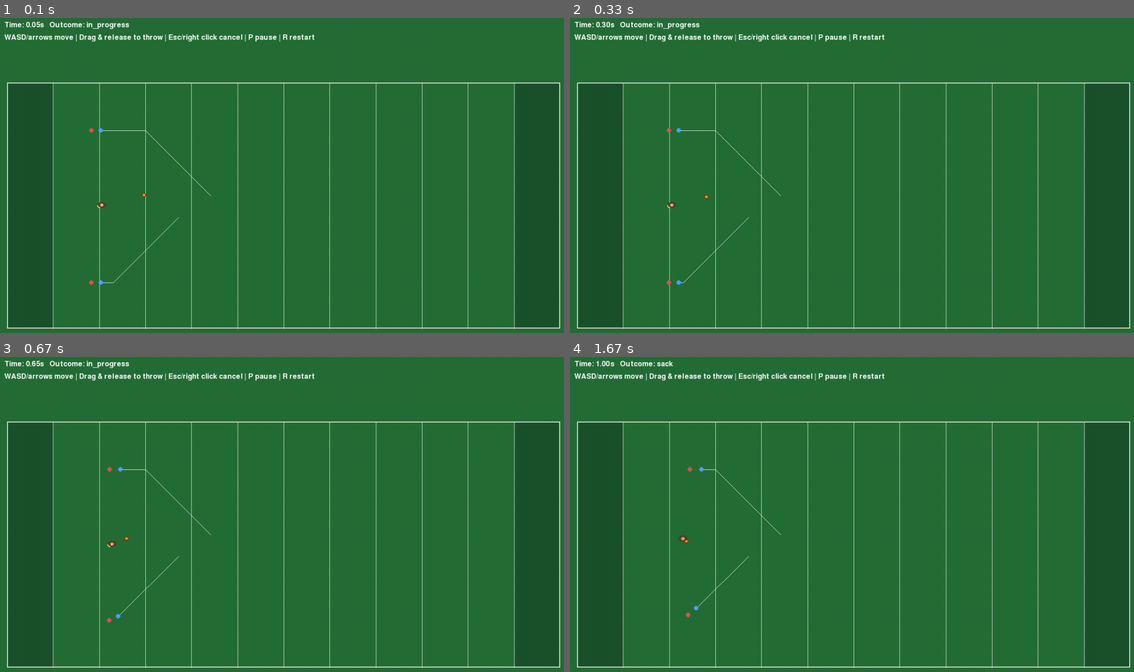
Above: before the commit, frames 1-4 (two rows, left to right).
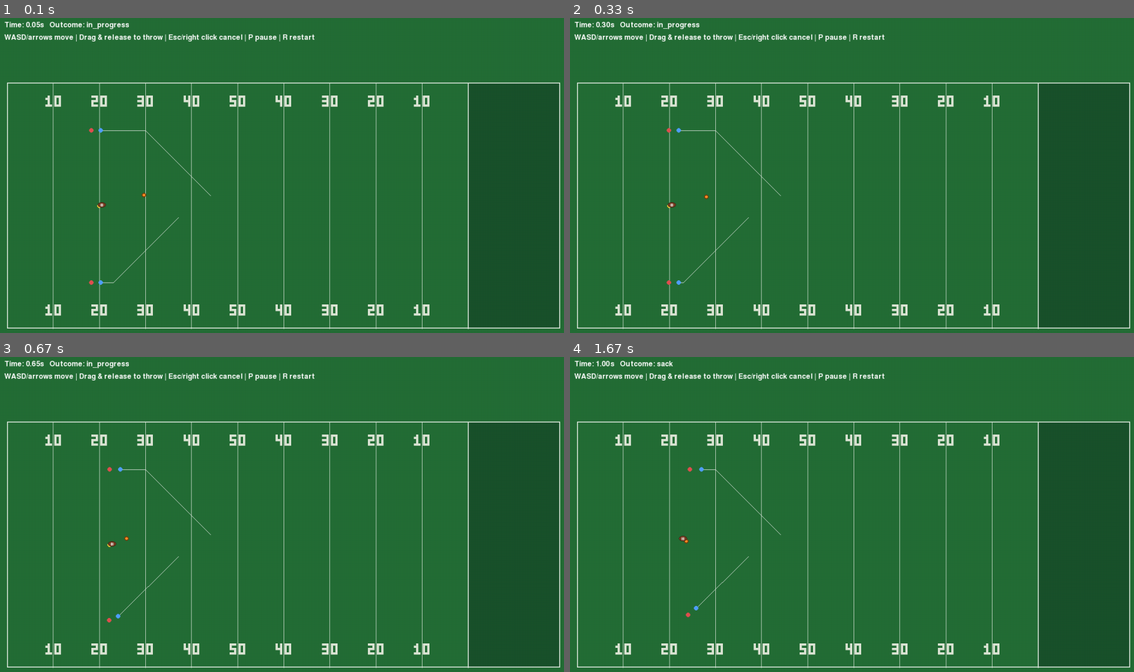
Above: after the commit, the same moments.

Repository: pedroolib/football-sim-rl
Game: pygame game, started from src/qb_sim/ui/pygame_app.py
Same seed, same stepped clock (60 frames per second), same inputs: the game is played once before the commit and once after it.
Inputs (mouse positions are in pixels of both pictures, inside the frame that each line leads up to):
- Up to frame 1 (0.1 s): no input
- Up to frame 2 (0.33 s): no input
- Up to frame 3 (0.67 s): hold Right from 0.33 s (still down); move the mouse to (259, 530) at 0.37 s
- Up to frame 4 (1.67 s): release Right at 0.8 s; hold Up 0.83-1.13 s

The runs differ from the first frame. In frame 1, 14% of the frame differs, in the area x 1-92%, y 20-99%; in frame 2, 14%; in frame 3, 14%; in frame 4, 14%.

Commit message:
feat: broadcast camera, pixel yard numbers, and first-down marker

Diff:
--- a/pyproject.toml
+++ b/pyproject.toml
@@ -26,6 +26,7 @@
 [tool.ruff]
 line-length = 100
 target-version = "py311"
+extend-exclude = [".opencode"]
 
 [tool.ruff.lint]
 select = ["B", "E", "F", "I", "UP"]
--- a/scripts/train_dashboard.py
+++ b/scripts/train_dashboard.py
@@ -40,7 +40,7 @@
         metavar="ID=PATH",
         help="Frozen opponent policy for role modes; repeatable.",
     )
-    parser.add_argument("--panels", type=int, default=6)
+    parser.add_argument("--panels", type=int, default=None)
     parser.add_argument("--train", action="store_true", help="Launch training as a subprocess")
     parser.add_argument(
         "--force",
@@ -60,6 +60,7 @@
         "composition": "qb",
     }
     learner = args.learner or default_learners[args.env]
+    panels = args.panels if args.panels is not None else (2 if args.env == "composition" else 6)
     opponents: list[tuple[str, str]] = []
     for entry in args.opponent:
         parts = entry.split("=", 1)
@@ -114,7 +115,7 @@
         TrainingDashboard(
             run_dir,
             scenario_name=args.scenario,
-            panels=args.panels,
+            panels=panels,
             env_kind=args.env,
             learner=learner,
             opponent_policies=opponent_policies,
--- a/src/qb_sim/ui/dashboard.py
+++ b/src/qb_sim/ui/dashboard.py
@@ -55,6 +55,7 @@
 MENU_SELECTED = (28, 64, 108)
 MENU_CARD = (16, 22, 30)
 MENU_ROW = (22, 29, 39)
+CAMERA_FOLLOW_RATE = 4.0
 ENV_KINDS = ("passing", "drive", "role_play", "role_drive", "composition")
 LearnerPolicy = (
     QuarterbackPolicy
@@ -185,6 +186,10 @@
                 for index in range(panels)
             ]
         self._grid = self._compute_grid(panels, screen_size)
+        field = self.scenario.config.field
+        self._cameras: list[tuple[float, float]] = [
+            (field.length_yards / 2.0, field.width_yards / 2.0) for _ in range(panels)
+        ]
 
     @property
     def panels(
@@ -383,12 +388,49 @@
         self._update_menu_repeat(real_seconds)
         if self.paused:
             return
+        self._update_cameras(real_seconds)
         self._accumulator += real_seconds * self.speed
         dt = self.scenario.config.dt
         while self._accumulator >= dt:
             for panel in self._panels:
                 panel.tick()
             self._accumulator -= dt
+
+    def _update_cameras(self, real_seconds: float) -> None:
+        factor = min(1.0, real_seconds * CAMERA_FOLLOW_RATE)
+        for index, panel in enumerate(self._panels):
+            ball = panel.play.state.ball.position
+            camera_x, camera_y = self._cameras[index]
+            self._cameras[index] = (
+                camera_x + (float(ball[0]) - camera_x) * factor,
+                camera_y + (float(ball[1]) - camera_y) * factor,
+            )
+
+    def _panel_view(
+        self,
+        rect: pygame.Rect,
+        field_height: int,
+        index: int,
+        margin: int = 8,
+    ) -> ViewTransform:
+        field = self.scenario.config.field
+        usable_width = rect.width - 2 * margin
+        usable_height = field_height - 2 * margin
+        scale = usable_height / field.width_yards
+        visible_length = usable_width / scale
+        if visible_length >= field.length_yards:
+            return ViewTransform(field, rect.width, field_height, margin=margin)
+        half_length = visible_length / 2.0
+        camera_x, _ = self._cameras[index]
+        camera_x = min(max(camera_x, half_length), field.length_yards - half_length)
+        return ViewTransform(
+            field,
+            rect.width,
+            field_height,
+            margin=margin,
+            center=(camera_x, field.width_yards / 2.0),
+            visible_width_yards=field.width_yards,
+        )
 
     def _handle_events(self, events: list[pygame.event.Event]) -> None:
         for event in events:
@@ -621,31 +663,35 @@
     def draw_frame(self) -> None:
         """Render every panel and the metrics column."""
         self.screen.fill((24, 28, 32))
-        for rect, panel in zip(self._grid, self._panels, strict=True):
-            self._draw_panel(rect, panel)
+        for index, (rect, panel) in enumerate(zip(self._grid, self._panels, strict=True)):
+            self._draw_panel(rect, panel, index)
             pygame.draw.rect(self.screen, (60, 66, 72), rect, 1)
         self._draw_metrics()
         if self._menu_mode is not None:
             self._draw_menu()
         pygame.display.flip()
 
-    def _draw_panel(self, rect: pygame.Rect, panel: DemoPanel | DriveDemoPanel) -> None:
+    def _draw_panel(
+        self,
+        rect: pygame.Rect,
+        panel: DemoPanel | DriveDemoPanel,
+        index: int,
+    ) -> None:
         margin = 8
         title_height = 26
-        field = self.scenario.config.field
-        scale = (rect.width - 2 * margin) / field.length_yards
-        field_height = int(field.width_yards * scale)
-        content_height = field_height + 2 * margin + title_height
+        content_height = rect.height
         surface = pygame.Surface((rect.width, content_height))
         field_surface = surface.subsurface(
             pygame.Rect(0, title_height, rect.width, content_height - title_height)
         )
-        view = ViewTransform(field, rect.width, content_height - title_height, margin=margin)
+        view = self._panel_view(rect, content_height - title_height, index, margin)
         state = panel.play.state
-        draw_field(field_surface, view)
+        goal_line = 100.0
+        if isinstance(panel, (DriveDemoPanel, RoleDriveDemoPanel, CompositionDemoPanel)):
+            goal_line = panel.drive.drive_config.goal_line
+        draw_field(field_surface, view, goal_line)
         if isinstance(panel, (DriveDemoPanel, RoleDriveDemoPanel, CompositionDemoPanel)):
             drive_state = panel.drive.state
-            goal_line = panel.drive.drive_config.goal_line
             first_down = min(drive_state.los + drive_state.distance, goal_line)
             draw_scrimmage(field_surface, view, drive_state.los, first_down, goal_line)
         draw_routes(field_surface, panel.receiver_routes, state, view)
--- a/src/qb_sim/ui/rendering.py
+++ b/src/qb_sim/ui/rendering.py
@@ -27,12 +27,79 @@
 FOOTBALL_LACE_COLOR = (242, 242, 242)
 FOOTBALL_OUTLINE_COLOR = (58, 30, 16)
 SHADOW_COLOR = (22, 72, 40)
-SCRIMMAGE_COLOR = (255, 235, 120)
-FIRST_DOWN_COLOR = (90, 160, 255)
+SCRIMMAGE_COLOR = (70, 140, 255)
+FIRST_DOWN_COLOR = (255, 220, 90)
+YARD_NUMBER_COLOR = (222, 230, 214)
 PLAYER_RADIUS_YARDS = 0.5
 MIN_PLAYER_RADIUS = 3
 BALL_RADIUS = 4
 END_ZONE_YARDS = 10.0
+
+PIXEL_DIGITS: dict[str, tuple[str, ...]] = {
+    "0": ("111", "101", "101", "101", "111"),
+    "1": ("010", "110", "010", "010", "111"),
+    "2": ("111", "001", "111", "100", "111"),
+    "3": ("111", "001", "111", "001", "111"),
+    "4": ("101", "101", "111", "001", "001"),
+    "5": ("111", "100", "111", "001", "111"),
+    "6": ("111", "100", "111", "101", "111"),
+    "7": ("111", "001", "010", "010", "010"),
+    "8": ("111", "101", "111", "101", "111"),
+    "9": ("111", "101", "111", "001", "111"),
+}
+
+
+def yard_number_label(x: float, goal_line: float = 100.0) -> str:
+    """Yard-line number as the distance to the nearest goal line."""
+    distance = int(round(min(x, goal_line - x)))
+    return str(max(distance, 0))
+
+
+def _pixel_text(
+    surface: pygame.Surface,
+    text: str,
+    center: tuple[float, float],
+    pixel: int,
+    color: tuple[int, int, int],
+) -> None:
+    width = len(text) * 4 * pixel - pixel
+    height = 5 * pixel
+    start_x = int(round(center[0] - width / 2))
+    start_y = int(round(center[1] - height / 2))
+    for char_index, char in enumerate(text):
+        rows = PIXEL_DIGITS.get(char)
+        if rows is None:
+            continue
+        for row, line in enumerate(rows):
+            for col, cell in enumerate(line):
+                if cell == "1":
+                    surface.fill(
+                        color,
+                        pygame.Rect(
+                            start_x + (char_index * 4 + col) * pixel,
+                            start_y + row * pixel,
+                            pixel,
+                            pixel,
+                        ),
+                    )
+
+
+def draw_yard_numbers(
+    surface: pygame.Surface,
+    view: ViewTransform,
+    goal_line: float = 100.0,
+) -> None:
+    """Draw pixel-art yard numbers along the top and bottom of the field."""
+    pixel = max(2, int(round(view.scale * 0.45)))
+    top_y = view.to_screen(vec2(0.0, view.field.width_yards - 4.0))[1]
+    bottom_y = view.to_screen(vec2(0.0, 4.0))[1]
+    yard = 10.0
+    while yard <= goal_line - 10.0 + 1e-9:
+        label = yard_number_label(yard, goal_line)
+        center_x = view.to_screen(vec2(yard, 0.0))[0]
+        _pixel_text(surface, label, (center_x, top_y), pixel, YARD_NUMBER_COLOR)
+        _pixel_text(surface, label, (center_x, bottom_y), pixel, YARD_NUMBER_COLOR)
+        yard += 10.0
 
 
 def player_radius(view: ViewTransform) -> int:
@@ -66,23 +133,18 @@
     )
 
 
-def draw_field(surface: pygame.Surface, view: ViewTransform) -> None:
-    """Draw the field, end zones, boundary, and yard lines."""
+def draw_field(
+    surface: pygame.Surface,
+    view: ViewTransform,
+    goal_line: float = 100.0,
+) -> None:
+    """Draw the field, the opponent end zone, yard lines, and yard numbers."""
     surface.fill(FIELD_COLOR)
     field = view.field
     pygame.draw.rect(
-        surface, END_ZONE_COLOR, _field_rect(view, 0.0, 0.0, END_ZONE_YARDS, field.width_yards)
-    )
-    pygame.draw.rect(
         surface,
         END_ZONE_COLOR,
-        _field_rect(
-            view,
-            field.length_yards - END_ZONE_YARDS,
-            0.0,
-            field.length_yards,
-            field.width_yards,
-        ),
+        _field_rect(view, goal_line, 0.0, field.length_yards, field.width_yards),
     )
     pygame.draw.rect(
         surface,
@@ -90,12 +152,20 @@
         _field_rect(view, 0.0, 0.0, field.length_yards, field.width_yards),
         width=2,
     )
-    yard = END_ZONE_YARDS
-    while yard <= field.length_yards - END_ZONE_YARDS:
+    yard = 10.0
+    while yard <= goal_line - 10.0 + 1e-9:
         start = _screen_int(view, vec2(yard, 0.0))
         end = _screen_int(view, vec2(yard, field.width_yards))
         pygame.draw.line(surface, LINE_COLOR, start, end, 1)
         yard += 10.0
+    pygame.draw.line(
+        surface,
+        LINE_COLOR,
+        _screen_int(view, vec2(goal_line, 0.0)),
+        _screen_int(view, vec2(goal_line, field.width_yards)),
+        2,
+    )
+    draw_yard_numbers(surface, view, goal_line)
 
 
 def draw_scrimmage(
@@ -105,7 +175,7 @@
     first_down: float,
     goal_line: float = 100.0,
 ) -> None:
-    """Draw the line of scrimmage and the first-down marker."""
+    """Draw the line of scrimmage and a dashed first-down marker with a flag."""
     field = view.field
     pygame.draw.line(
         surface,
@@ -115,12 +185,25 @@
         2,
     )
     if 0.0 <= first_down <= goal_line:
-        pygame.draw.line(
+        start = view.to_screen(vec2(first_down, 0.0))
+        end = view.to_screen(vec2(first_down, field.width_yards))
+        for segment_start, segment_end in dash_segments(start, end, dash=10.0, gap=7.0):
+            pygame.draw.line(
+                surface,
+                FIRST_DOWN_COLOR,
+                _pixel(segment_start),
+                _pixel(segment_end),
+                2,
+            )
+        flag_top = view.to_screen(vec2(first_down, field.width_yards))
+        pygame.draw.polygon(
             surface,
             FIRST_DOWN_COLOR,
-            _screen_int(view, vec2(first_down, 0.0)),
-            _screen_int(view, vec2(first_down, field.width_yards)),
-            2,
+            [
+                _pixel(flag_top),
+                _pixel(vec2(flag_top[0] + 12.0, flag_top[1] + 7.0)),
+                _pixel(vec2(flag_top[0], flag_top[1] + 14.0)),
+            ],
         )
 
 
--- a/src/qb_sim/ui/view.py
+++ b/src/qb_sim/ui/view.py
@@ -9,41 +9,76 @@
 
 @dataclass(frozen=True, slots=True)
 class ViewTransform:
-    """Uniform-scale mapping between field yards and screen pixels."""
+    """Uniform-scale mapping between field yards and screen pixels.
+
+    Without a camera (``visible_width_yards=None``) the whole field fits inside
+    the margins. With a camera, the view shows a ``visible_width_yards`` band
+    centered on ``center`` and the length implied by the screen aspect, which
+    gives the broadcast-style follow view.
+    """
 
     field: FieldBounds
     screen_width: int
     screen_height: int
     margin: int = 20
+    center: tuple[float, float] | None = None
+    visible_width_yards: float | None = None
 
     def __post_init__(self) -> None:
         if self.screen_width <= 2 * self.margin or self.screen_height <= 2 * self.margin:
             raise ValueError("screen must be larger than twice the margin")
         if self.margin < 0:
             raise ValueError("margin must be non-negative")
+        if self.visible_width_yards is not None and self.visible_width_yards <= 0.0:
+            raise ValueError("visible_width_yards must be positive")
 
     @property
     def scale(self) -> float:
         """Pixels per yard for the largest uniform fit inside the margins."""
         usable_width = self.screen_width - 2 * self.margin
         usable_height = self.screen_height - 2 * self.margin
+        if self.visible_width_yards is not None:
+            return usable_height / self.visible_width_yards
         return min(
             usable_width / self.field.length_yards,
             usable_height / self.field.width_yards,
         )
 
+    @property
+    def visible_length_yards(self) -> float:
+        """Field length shown on screen, in yards."""
+        if self.visible_width_yards is None:
+            return self.field.length_yards
+        usable_width = self.screen_width - 2 * self.margin
+        return usable_width / self.scale
+
+    def _origin(self) -> tuple[float, float]:
+        if self.visible_width_yards is None:
+            return 0.0, 0.0
+        center_x, center_y = (
+            self.center
+            if self.center is not None
+            else (self.field.length_yards / 2.0, self.field.width_yards / 2.0)
+        )
+        return (
+            center_x - self.visible_length_yards / 2.0,
+            center_y - self.visible_width_yards / 2.0,
+        )
+
     def to_screen(self, point: Vector2) -> Vector2:
         """Map a field point in yards to screen pixels (y grows downward)."""
+        origin_x, origin_y = self._origin()
         return vec2(
-            self.margin + point[0] * self.scale,
-            self.screen_height - self.margin - point[1] * self.scale,
+            self.margin + (point[0] - origin_x) * self.scale,
+            self.screen_height - self.margin - (point[1] - origin_y) * self.scale,
         )
 
     def to_field(self, point: Vector2) -> Vector2:
         """Map a screen pixel back to field yards."""
+        origin_x, origin_y = self._origin()
         return vec2(
-            (point[0] - self.margin) / self.scale,
-            (self.screen_height - self.margin - point[1]) / self.scale,
+            origin_x + (point[0] - self.margin) / self.scale,
+            origin_y + (self.screen_height - self.margin - point[1]) / self.scale,
         )
 
 
--- a/tests/test_dashboard.py
+++ b/tests/test_dashboard.py
@@ -295,6 +295,27 @@
         dashboard.close()
 
 
+def test_dashboard_camera_follows_the_ball(dummy_video, tmp_path) -> None:
+    menu, parameters = _composition_menus()
+    dashboard = TrainingDashboard(
+        tmp_path,
+        env_kind="composition",
+        panels=1,
+        screen_size=(800, 450),
+        model_menu=menu,
+        parameter_menu=parameters,
+    )
+    try:
+        dashboard.panels[0].play.state.ball.position[0] = 90.0
+        before = dashboard._cameras[0][0]
+
+        dashboard._update_cameras(1.0)
+
+        assert dashboard._cameras[0][0] > before
+    finally:
+        dashboard.close()
+
+
 def test_dashboard_role_play_mode_runs_plays(dummy_video, tmp_path) -> None:
     dashboard = TrainingDashboard(
         tmp_path,
--- a/tests/test_rendering.py
+++ b/tests/test_rendering.py
@@ -7,10 +7,37 @@
 from qb_sim.ui.rendering import (  # noqa: E402
     FOOTBALL_COLOR,
     MIN_PLAYER_RADIUS,
+    PIXEL_DIGITS,
     draw_ball,
+    draw_field,
     player_radius,
+    yard_number_label,
 )
 from qb_sim.ui.view import ViewTransform  # noqa: E402
+
+
+def test_yard_number_labels_mirror_around_midfield() -> None:
+    assert yard_number_label(10.0, 100.0) == "10"
+    assert yard_number_label(30.0, 100.0) == "30"
+    assert yard_number_label(50.0, 100.0) == "50"
+    assert yard_number_label(70.0, 100.0) == "30"
+    assert yard_number_label(90.0, 100.0) == "10"
+
+
+def test_pixel_digits_cover_every_number() -> None:
+    for digit in "0123456789":
+        assert digit in PIXEL_DIGITS
+        assert len(PIXEL_DIGITS[digit]) == 5
+        assert all(len(row) == 3 for row in PIXEL_DIGITS[digit])
+
+
+def test_draw_field_with_a_goal_line_renders_numbers_and_end_zone() -> None:
+    surface = pygame.Surface((480, 240))
+    view = ViewTransform(FieldBounds(), 480, 240, margin=10)
+
+    draw_field(surface, view, goal_line=100.0)
+
+    assert surface.get_at((240, 120))[:3] != (0, 0, 0)
 
 
 def test_player_radius_matches_yards_and_scales_with_the_view() -> None:
--- /dev/null
+++ b/tests/test_view.py
@@ -0,0 +1,66 @@
+import numpy as np
+import pytest
+
+from qb_sim.engine.geometry import FieldBounds, vec2
+from qb_sim.ui.view import ViewTransform
+
+
+def _camera_view() -> ViewTransform:
+    return ViewTransform(
+        FieldBounds(),
+        400,
+        200,
+        margin=0,
+        center=(50.0, 26.65),
+        visible_width_yards=25.0,
+    )
+
+
+def test_camera_scale_is_driven_by_the_visible_width() -> None:
+    view = _camera_view()
+
+    assert view.scale == pytest.approx(200.0 / 25.0)
+
+
+def test_camera_maps_its_center_to_the_screen_center() -> None:
+    view = _camera_view()
+
+    screen = view.to_screen(vec2(50.0, 26.65))
+
+    assert screen[0] == pytest.approx(200.0)
+    assert screen[1] == pytest.approx(100.0)
+
+
+def test_camera_round_trips_field_points() -> None:
+    view = ViewTransform(
+        FieldBounds(),
+        400,
+        200,
+        margin=0,
+        center=(40.0, 20.0),
+        visible_width_yards=25.0,
+    )
+    point = vec2(45.0, 24.0)
+
+    back = view.to_field(view.to_screen(point))
+
+    np.testing.assert_allclose(back, point)
+
+
+def test_camera_visible_length_follows_the_screen_aspect() -> None:
+    view = _camera_view()
+
+    assert view.visible_length_yards == pytest.approx(400.0 / (200.0 / 25.0))
+
+
+def test_full_field_view_is_unchanged_without_a_camera() -> None:
+    view = ViewTransform(FieldBounds(), 400, 200, margin=0)
+
+    assert view.scale == pytest.approx(min(400 / 120.0, 200 / 53.3))
+    assert view.to_screen(vec2(0.0, 0.0)).tolist() == pytest.approx([0.0, 200.0])
+    assert view.visible_length_yards == pytest.approx(120.0)
+
+
+def test_camera_rejects_a_non_positive_width() -> None:
+    with pytest.raises(ValueError):
+        ViewTransform(FieldBounds(), 400, 200, margin=0, visible_width_yards=0.0)
